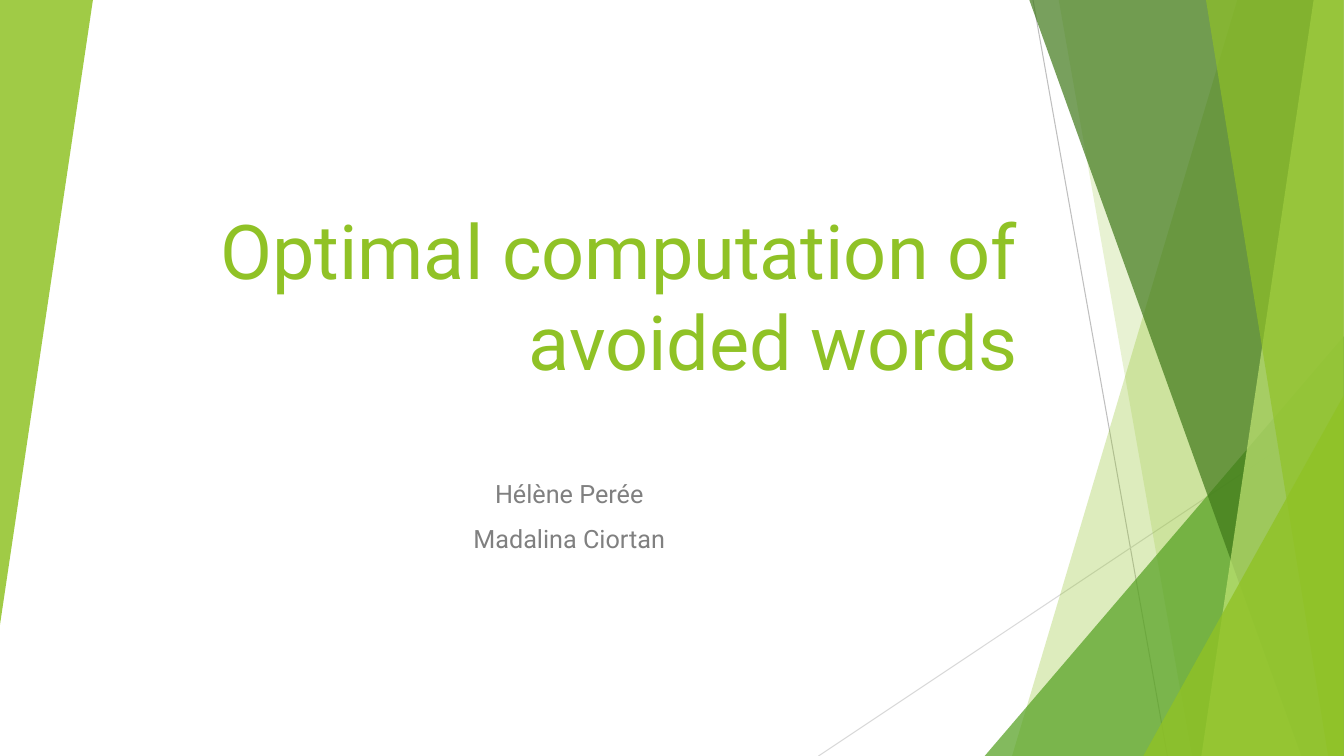
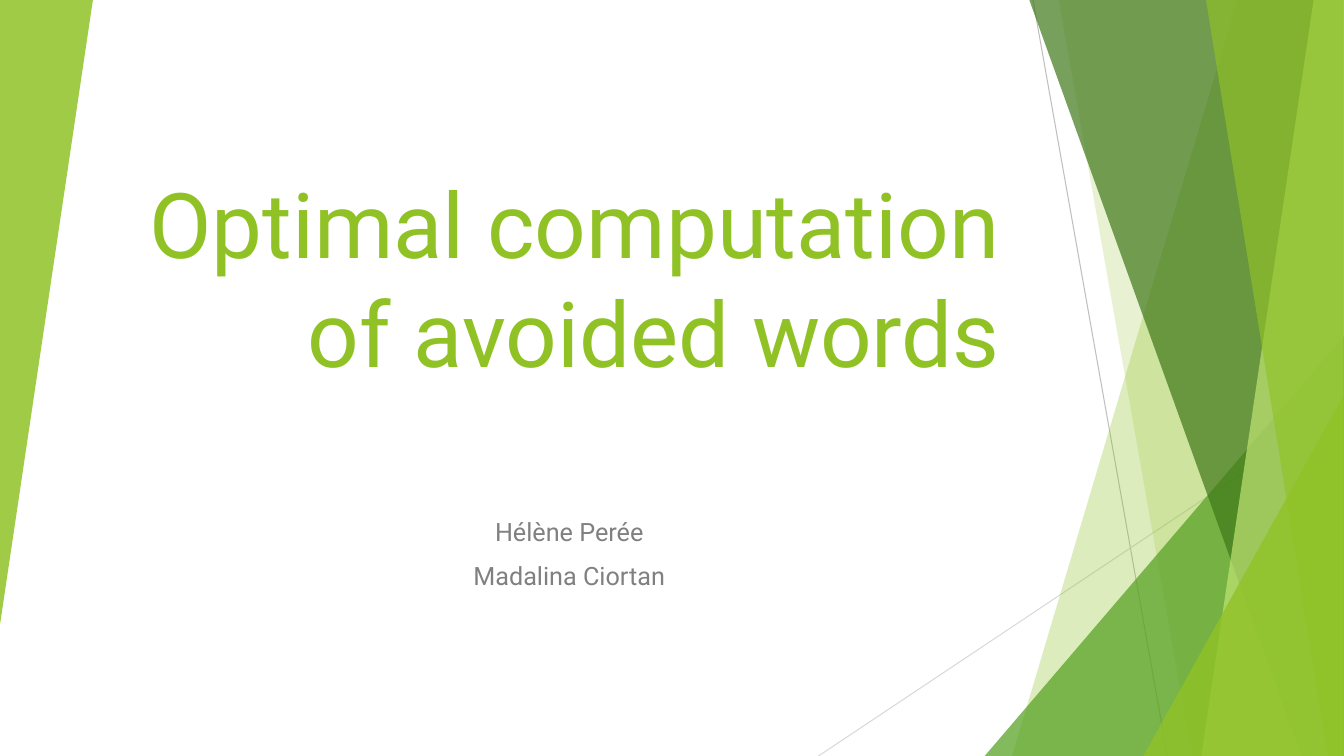
Before and after one commit to ciortanmadalina/BioinfoSem2, a slide deck: slide 1 of algo/Optimal computation of avoided words.pptx. Drawn at 1344x756 pixels with LibreOffice and Linux fonts; fonts in the diff are those of the drawing. Boxes give left, top, right and bottom in pixels: in the first picture for what was removed or moved away, otherwise in the second. Text is boxed around its words. In the diff, an @@ line names an element or a change of style, - is before the commit and + after.

```diff
--- a/algo/Optimal computation of avoided words.pptx
+++ b/algo/Optimal computation of avoided words.pptx
@@ title "Optimal computation of avoided words": place and size @@
-title "Optimal computation of avoided words" at [220, 221, 1017, 371]
+title "Optimal computation of avoided words" at [149, 190, 1000, 368]
@@ title "Optimal computation of avoided words" at [149, 190, 1000, 368]: size 54 to 64.8 pt @@
@@ subtitle "Hélène Perée": place and size @@
-subtitle "Hélène Perée" at [473, 484, 665, 548]
+subtitle "Hélène Perée" at [473, 522, 665, 585]
```
Also in this commit, not shown: 8 other slides changed, 2 slides added, 2 slides removed.
